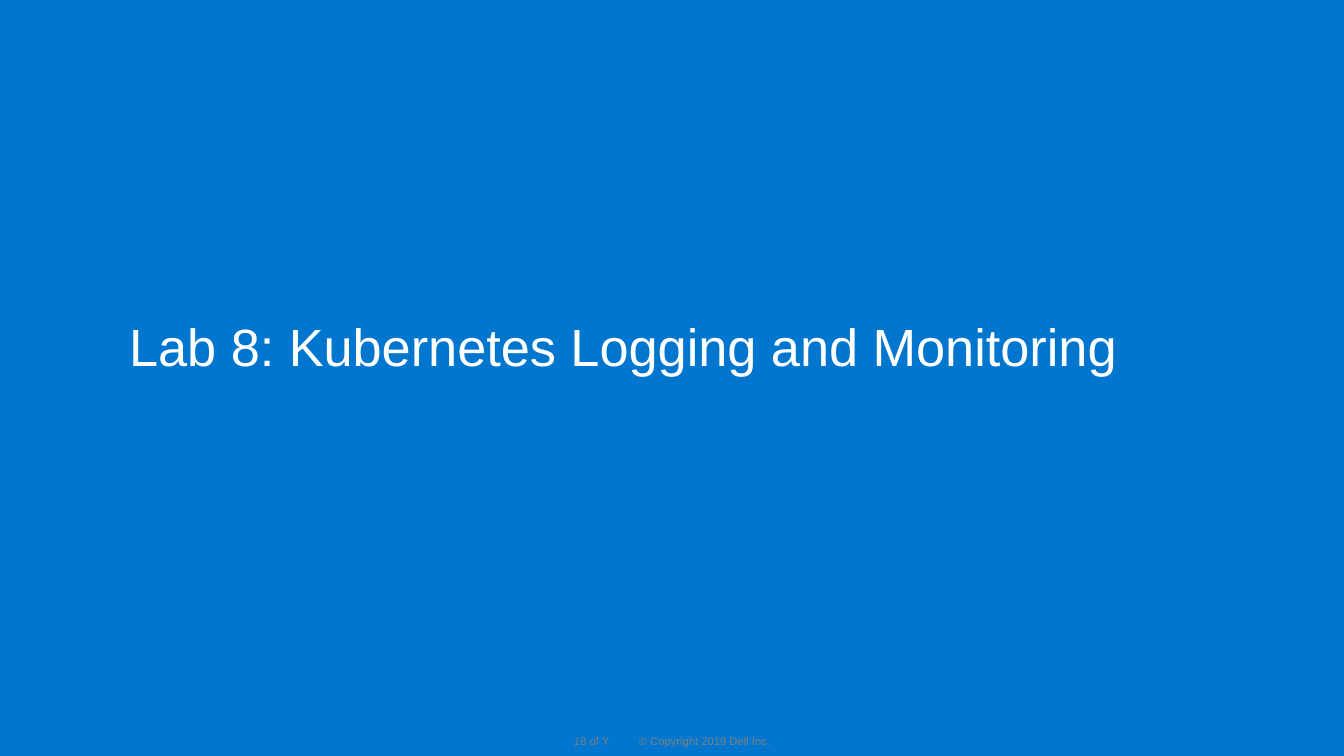
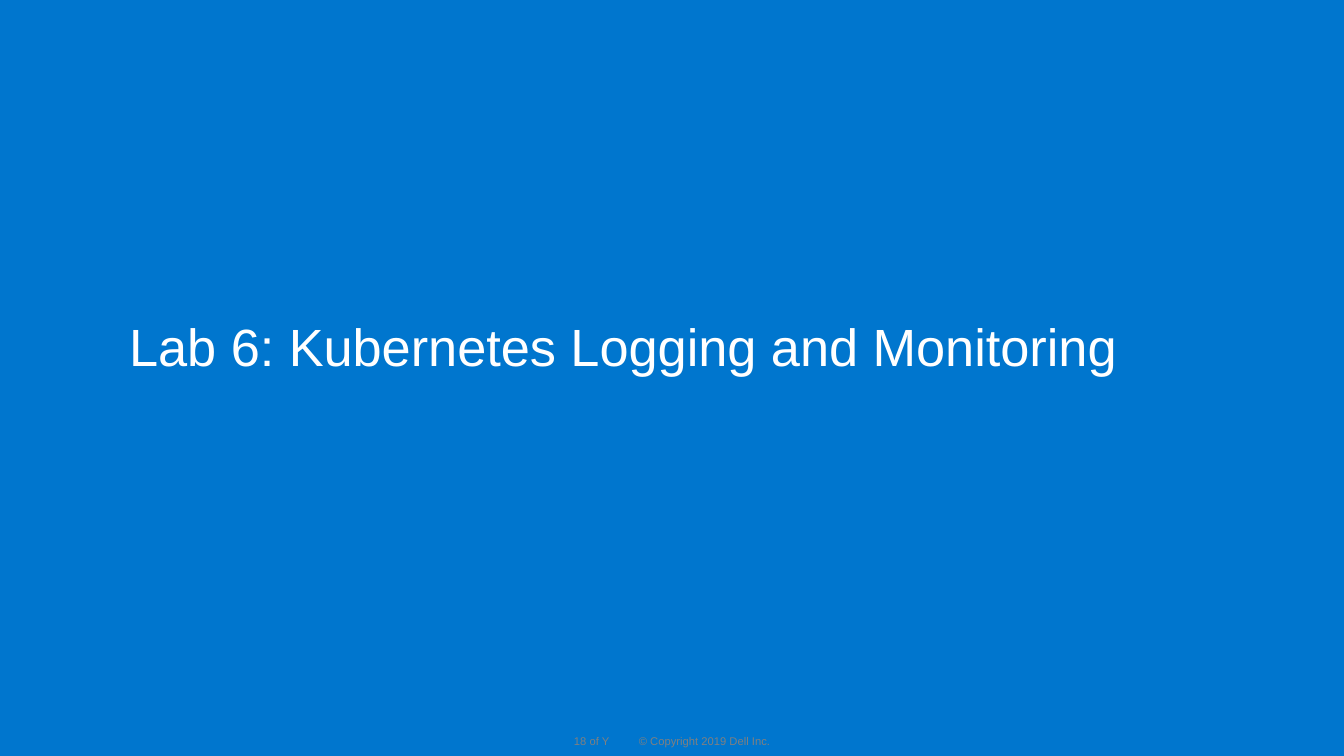
Before and after one commit to dteskubernetesworkshop/spring-boot-k8s-workshop, a slide deck: slide 18 of slides/k8 workshop deck-Day-2 -v 1.0D.pptx. Drawn at 1344x756 pixels with LibreOffice and Linux fonts; fonts in the diff are those of the drawing; background and template pictures are left out. Boxes give left, top, right and bottom in pixels: in the first picture for what was removed or moved away, otherwise in the second. Text is boxed around its words. In the diff, an @@ line names an element or a change of style, - is before the commit and + after.

```diff
--- a/slides/k8 workshop deck-Day-2 -v 1.0D.pptx
+++ b/slides/k8 workshop deck-Day-2 -v 1.0D.pptx
@@ text at bbox=[129, 328, 1117, 376]: text changed @@
-Lab 8: Kubernetes Logging and Monitoring
+Lab 6: Kubernetes Logging and Monitoring
```
Also in this commit, not shown: 1 other slide changed, 2 other files.
